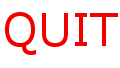
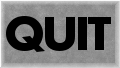
The second 120px x 68px image is a revision of the first. Changes to its layers:
renamed "QUIT" to "Quit", painted on it over [5, 12, 118, 55]
added layer "HighLight" above "Fill" over [0, 0, 120, 68]
added layer "Fill" above "Background" over [0, 0, 120, 68]
painted on "Background" over [0, 21, 73, 68]
